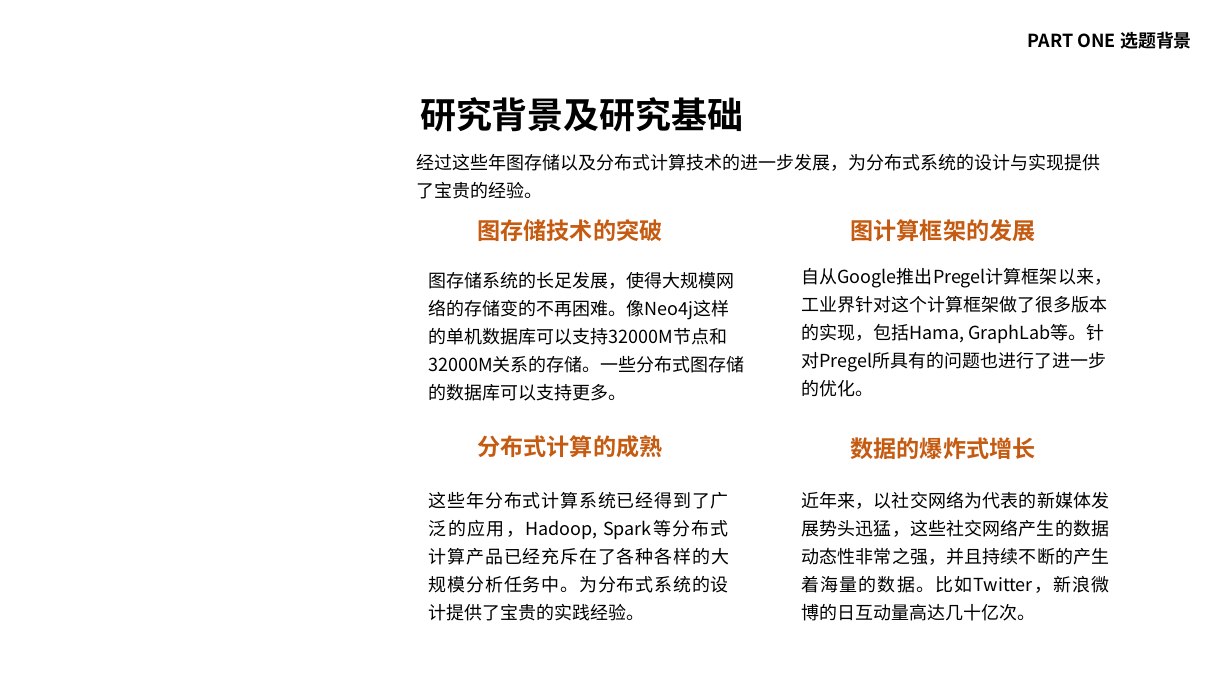
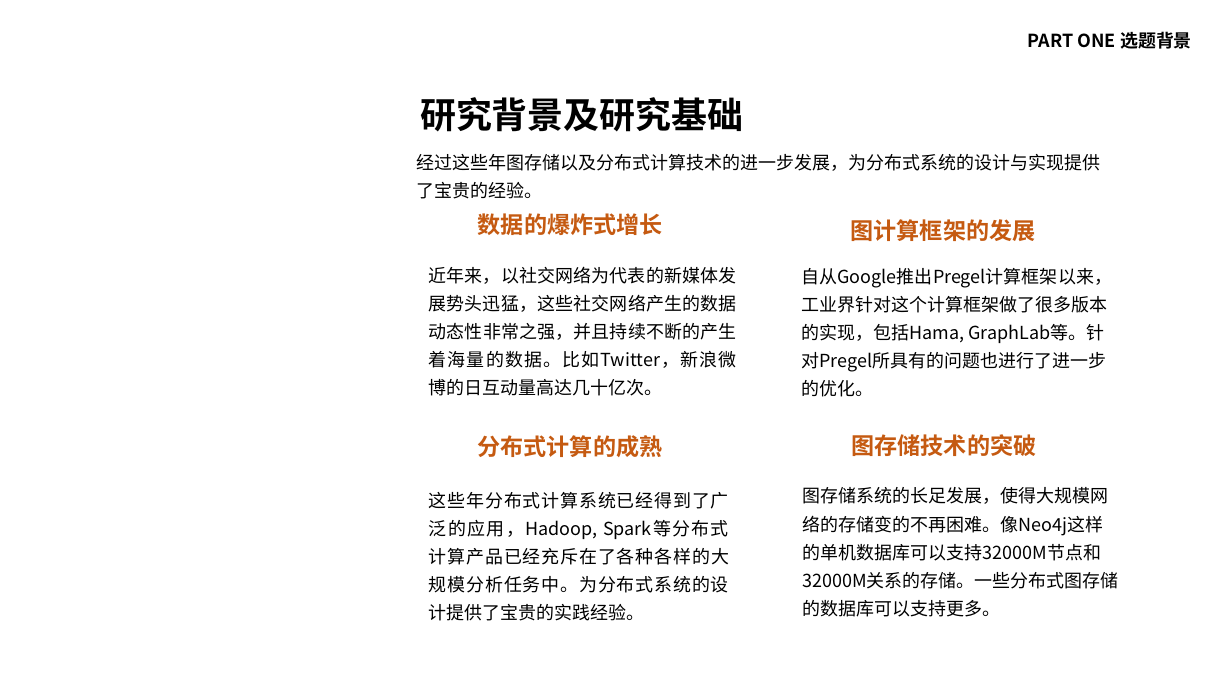
Before and after one commit to zhaobingcn/mypaper, a slide deck: slide 5 of 赵炳-答辩报告 [自动保存].pptx. Drawn at 1232x693 pixels with LibreOffice and Linux fonts; fonts in the diff are those of the drawing; background and template pictures are left out. Boxes give left, top, right and bottom in pixels: in the first picture for what was removed or moved away, otherwise in the second. Text is boxed around its words. In the diff, an @@ line names an element or a change of style, - is before the commit and + after.

```diff
--- a/赵炳-答辩报告 [自动保存].pptx
+++ b/赵炳-答辩报告 [自动保存].pptx
@@ text "数据的爆炸式增长": place and size @@
-text "数据的爆炸式增长" at (851, 437, 1036, 459)
+text "数据的爆炸式增长" at (478, 213, 663, 235)
@@ text "近年来，以社交网络为代表的新媒体发展势头迅猛，这些社交网络产生的数据动态性非常之强，并且持续不断的产生着海量的数据。比如 ...": place and size @@
-text "近年来，以社交网络为代表的新媒体发展势头迅猛，这些社交网络产生的数据动态性非常之强，并且持续不断的产生着海量的数据。比如 ..." at (801, 491, 1109, 621)
+text "近年来，以社交网络为代表的新媒体发展势头迅猛，这些社交网络产生的数据动态性非常之强，并且持续不断的产生着海量的数据。比如 ..." at (429, 266, 737, 396)
@@ text "图存储技术的突破": place and size @@
-text "图存储技术的突破" at (478, 219, 663, 241)
+text "图存储技术的突破" at (852, 434, 1037, 456)
@@ text "图存储系统的长足发展，使得大规模网络的存储变的不再困难。像Neo4j这样的单机数据库可以支持32000M节点和32000 ...": place and size @@
-text "图存储系统的长足发展，使得大规模网络的存储变的不再困难。像Neo4j这样的单机数据库可以支持32000M节点和32000 ..." at (428, 272, 745, 401)
+text "图存储系统的长足发展，使得大规模网络的存储变的不再困难。像Neo4j这样的单机数据库可以支持32000M节点和32000 ..." at (802, 487, 1119, 617)
```
Also in this commit, not shown: 15 other slides changed, 14 slides added, 13 slides removed, 1 other file.
